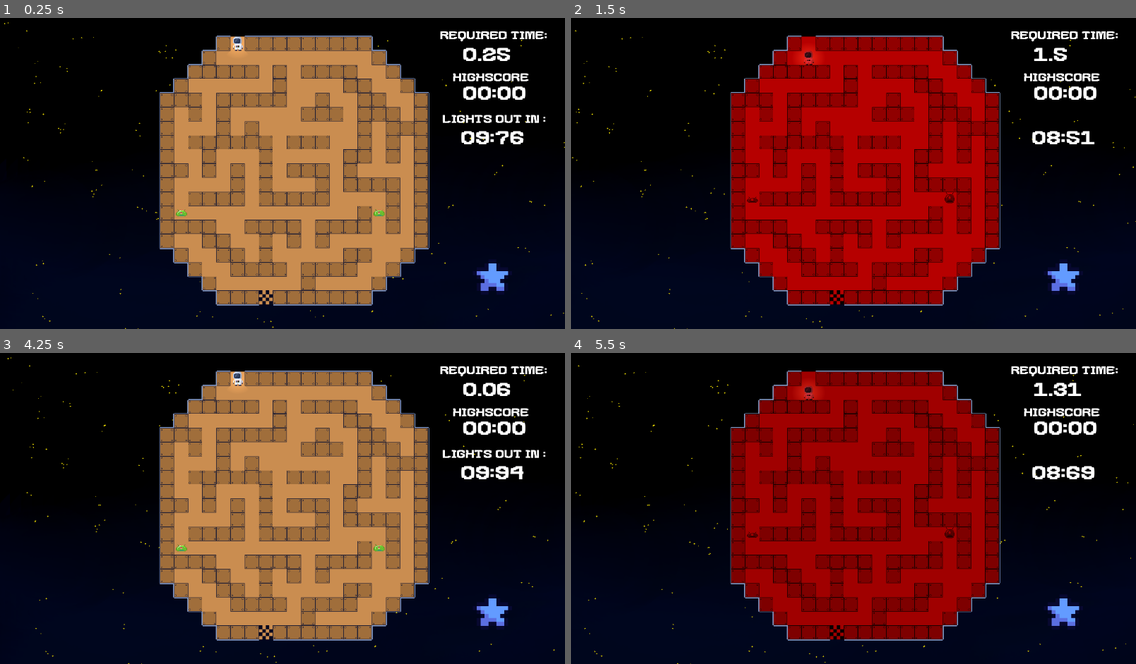
Above: before the commit, frames 1-4 (two rows, left to right).
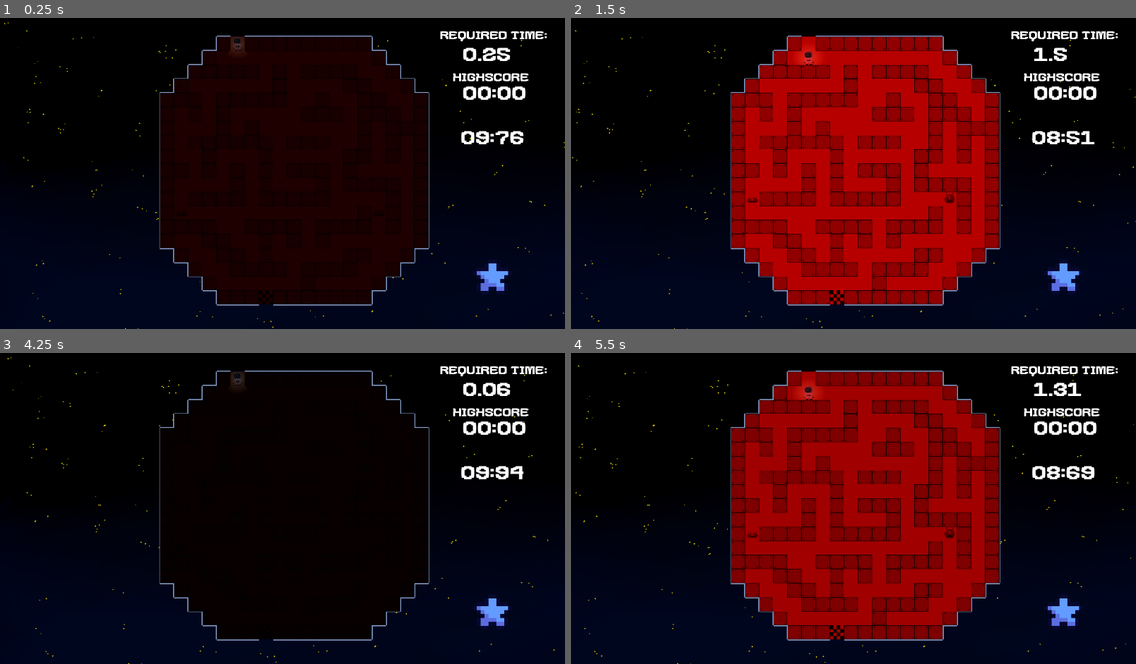
Above: after the commit, the same moments.

Repository: ilsyxn/void-escape
Game: Godot game, scene res://level/world2/level_2_1.tscn
The game is run twice, just before and just after one commit, with the same random seed, the same clock (stepped at 60 frames per second) and the same inputs. This scene is started directly instead of the project's main scene.
Inputs:
- Up to frame 1 (0.25 s): no input
- Up to frame 2 (1.5 s): hold D (right) 0.53-1.28 s; hold S (down) from 1.28 s (still down)
- Up to frame 3 (4.25 s): release S (down) at 2.03 s; hold D (right) 2.03-2.78 s; hold W (up) 2.78-3.53 s; hold A (left) from 3.53 s (still down); tap R (reset) at 4.15 s
- Up to frame 4 (5.5 s): release A (left) at 5.03 s; hold S (down) from 5.03 s (still down)

The runs differ from the first frame. In frame 1, 37% of the frame differs, in the area x 28-97%, y 5-93%; in frame 2, nothing differs; in frame 3, 37%; in frame 4, nothing differs.

Commit message:
Game Over
wenn das monster dich erwischt kommt ein game over screen

Diff:
--- /dev/null
+++ b/GameOver/Game_Over.gd
@@ -0,0 +1,15 @@
+extends Node2D
+
+
+# Called when the node enters the scene tree for the first time.
+func _ready():
+	pass # Replace with function body.
+
+
+# Called every frame. 'delta' is the elapsed time since the previous frame.
+func _process(delta):
+	pass
+
+
+func _on_back_pressed():
+	get_tree().change_scene_to_file("res://main-menu/level_selector.tscn")
--- /dev/null
+++ b/GameOver/Game_Over.tscn
@@ -0,0 +1,45 @@
+[gd_scene load_steps=7 format=3 uid="uid://dj4emyeeic6bl"]
+
+[ext_resource type="Script" path="res://GameOver/Game_Over.gd" id="1_1y0l5"]
+[ext_resource type="FontFile" uid="uid://btk6lr8r58ga0" path="res://assets/ui/gomarice_mix_bit_font.ttf" id="1_b6j4m"]
+[ext_resource type="Texture2D" uid="uid://cbpacxkbolutw" path="res://assets/buttons/play.png" id="2_1paq1"]
+[ext_resource type="Texture2D" uid="uid://btcywrpalqh3" path="res://assets/buttons/play-pressed.png" id="3_umum8"]
+[ext_resource type="Texture2D" uid="uid://dty1aww7qgakx" path="res://assets/buttons/back.png" id="5_ypnrt"]
+[ext_resource type="Texture2D" uid="uid://cugvh1jqn8dng" path="res://assets/buttons/back-pressed.png" id="6_16rkr"]
+
+[node name="GameOver" type="Node2D"]
+script = ExtResource("1_1y0l5")
+
+[node name="TryAgain" type="TextureButton" parent="."]
+offset_left = 668.0
+offset_top = 403.0
+offset_right = 789.0
+offset_bottom = 449.0
+texture_normal = ExtResource("2_1paq1")
+texture_pressed = ExtResource("3_umum8")
+
+[node name="Titel" type="Label" parent="."]
+anchors_preset = 15
+anchor_right = 1.0
+anchor_bottom = 1.0
+offset_left = 225.0
+offset_top = 57.0
+offset_right = 944.0
+offset_bottom = 158.0
+grow_horizontal = 2
+grow_vertical = 2
+size_flags_horizontal = 4
+size_flags_vertical = 1
+theme_override_fonts/font = ExtResource("1_b6j4m")
+theme_override_font_sizes/font_size = 110
+text = "Game Over"
+
+[node name="Back" type="TextureButton" parent="."]
+offset_left = 425.0
+offset_top = 397.0
+offset_right = 546.0
+offset_bottom = 443.0
+texture_normal = ExtResource("5_ypnrt")
+texture_pressed = ExtResource("6_16rkr")
+
+[connection signal="pressed" from="Back" to="." method="_on_back_pressed"]
--- a/assets/tilemap.tres
+++ b/assets/tilemap.tres
@@ -7,12 +7,12 @@
 [ext_resource type="Texture2D" uid="uid://3xytn1mp2x3b" path="res://assets/mars/walls.png" id="3_nef8e"]
 [ext_resource type="Texture2D" uid="uid://kt6566k2kt3p" path="res://assets/vent.png" id="4_hscha"]
 [ext_resource type="Texture2D" uid="uid://cuk4drn5j60k" path="res://assets/goal1.png" id="5_1smix"]
-[ext_resource type="Texture2D" uid="uid://7jao7267bjpv" path="res://level/mars_monster02.png" id="6_uik2i"]
+[ext_resource type="Texture2D" uid="uid://7jao7267bjpv" path="res://level/world2/mars_monster02.png" id="6_uik2i"]
 [ext_resource type="Texture2D" uid="uid://bsmnixmpoewd8" path="res://assets/border.png" id="7_b5kjd"]
 [ext_resource type="Texture2D" uid="uid://5ji5cp3arid8" path="res://assets/star.png" id="7_klur0"]
-[ext_resource type="Texture2D" uid="uid://dj87d8pcjc1c7" path="res://level/mars_monster01.png" id="7_ucfcw"]
-[ext_resource type="Texture2D" uid="uid://e6kxytwwx8ka" path="res://level/mars_monster03.png" id="8_mx5xi"]
-[ext_resource type="Texture2D" uid="uid://7p7jh2uf05oi" path="res://level/mars_monster04.png" id="9_c7a0h"]
+[ext_resource type="Texture2D" uid="uid://dj87d8pcjc1c7" path="res://level/world2/mars_monster01.png" id="7_ucfcw"]
+[ext_resource type="Texture2D" uid="uid://e6kxytwwx8ka" path="res://level/world2/mars_monster03.png" id="8_mx5xi"]
+[ext_resource type="Texture2D" uid="uid://7p7jh2uf05oi" path="res://level/world2/mars_monster04.png" id="9_c7a0h"]
 [ext_resource type="Texture2D" uid="uid://c4oyp72yo0jsg" path="res://assets/mars/goal1.png" id="9_p2clk"]
 [ext_resource type="Texture2D" uid="uid://b4w2jafb4g6r4" path="res://assets/mars/walkable.png" id="11_6xgjf"]
 
--- a/level/world2/level2.gd
+++ b/level/world2/level2.gd
@@ -36,8 +36,9 @@
 @onready var high_score_time = $"../Belichtet/HighScoreTime"
 
 func _ready():
+	# Damit sich die gegner bewegen können
 	randomize()
-
+	execute_timeout_actions()
 	# Falls ein Highscore besteht, anzeigen
 	if save_Game.time[id]:
 		high_score_time.text = stoppuhr.format_time(save_Game.time[id])
@@ -95,6 +96,11 @@
 		stoppuhr.process_mode = Node.PROCESS_MODE_ALWAYS
 		light_timer.process_mode = Node.PROCESS_MODE_ALWAYS
 
+	# Wenn vom Monster gefressen, dann Game Over
+	if enemy_positions.has(player_tile_pos):
+		await get_tree().create_timer(1.0).timeout
+		get_tree().change_scene_to_file("res://GameOver/Game_Over.tscn")
+
 func _unhandled_input(event):
 		if event.is_action_pressed("right"):
 			move_player(player_tile_pos + Vector2.RIGHT)
--- a/level/world2/level_2_1.tscn
+++ b/level/world2/level_2_1.tscn
@@ -4,7 +4,7 @@
 [ext_resource type="TileSet" uid="uid://ofabqlexnqyd" path="res://assets/tilemap.tres" id="2_xsegl"]
 [ext_resource type="Script" path="res://level/world2/level2.gd" id="3_od5ri"]
 [ext_resource type="Texture2D" uid="uid://c6dvqhkaoxfrd" path="res://assets/light.webp" id="4_6s0q6"]
-[ext_resource type="Texture2D" uid="uid://byoqcw8nvyldr" path="res://assets/ui/star_locked.png" id="5_xq2i0"]
+[ext_resource type="Texture2D" uid="uid://byoqcw8nvyldr" path="res://assets/star_locked.png" id="5_xq2i0"]
 [ext_resource type="TileSet" uid="uid://bjrktsba7geda" path="res://assets/border.tres" id="6_22qxv"]
 [ext_resource type="FontFile" uid="uid://btk6lr8r58ga0" path="res://assets/ui/gomarice_mix_bit_font.ttf" id="7_8m75s"]
 [ext_resource type="Script" path="res://level/stoppuhr.gd" id="8_j7uh6"]
Renamed: level/mars_monster01.png -> level/world2/mars_monster01.png
Not shown, changed: level/world2/mars_monster01.png.import
Renamed: level/mars_monster02.png -> level/world2/mars_monster02.png
Not shown, changed: level/world2/mars_monster02.png.import
Renamed: level/mars_monster03.png -> level/world2/mars_monster03.png
Not shown, changed: level/world2/mars_monster03.png.import
Renamed: level/mars_monster04.png -> level/world2/mars_monster04.png
Not shown, changed: level/world2/mars_monster04.png.import
